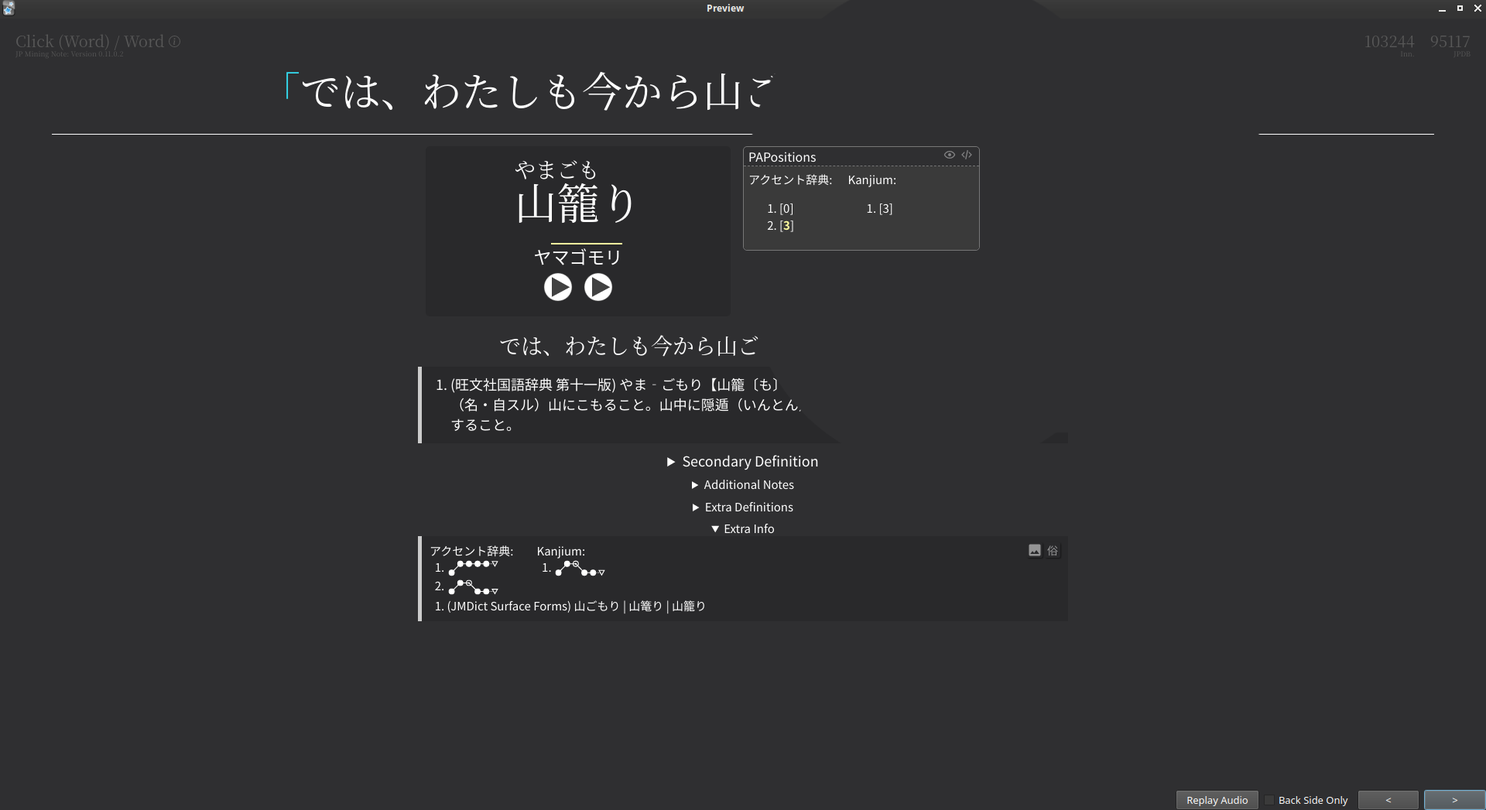
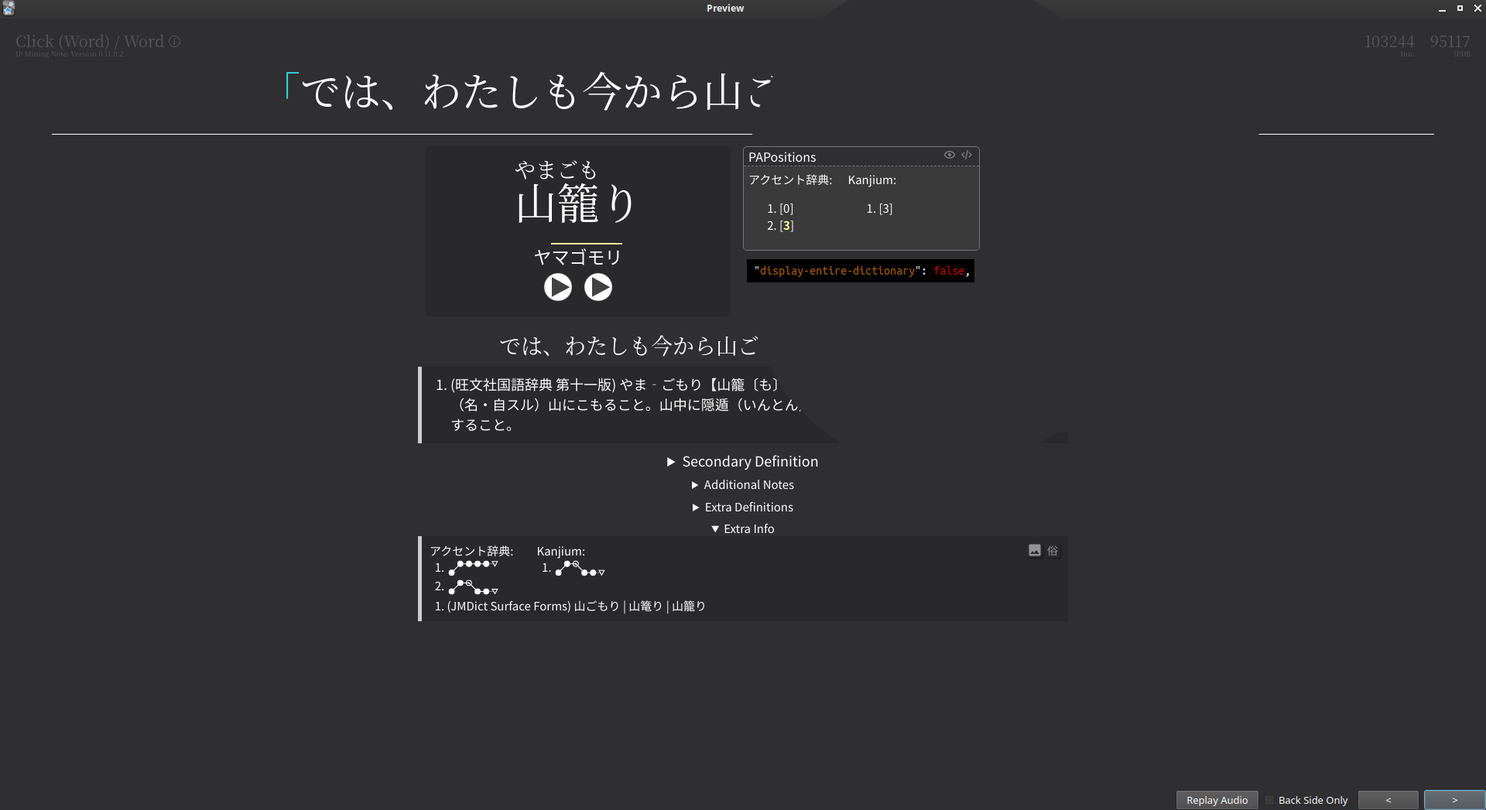
Layer changes from the first 1486 × 810 image to the second:
added group "Layer Group #1" with 2 layers above "Layer Group" over [left=746, top=259, right=975, bottom=283]
added layer "Pasted Layer #4" in group "Layer Group #1" over [left=746, top=259, right=975, bottom=283]
added layer "Pasted Layer #3" in group "Layer Group #1" over [left=746, top=259, right=975, bottom=283]
